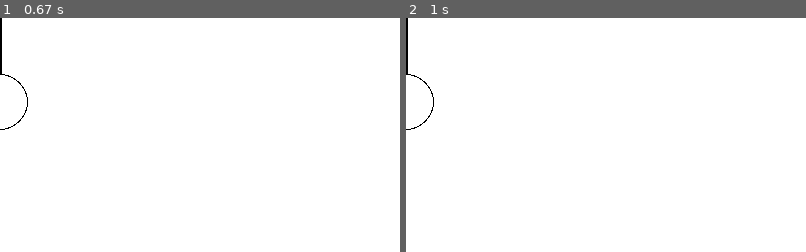
Above: before the commit, frames 1-2 (left to right).
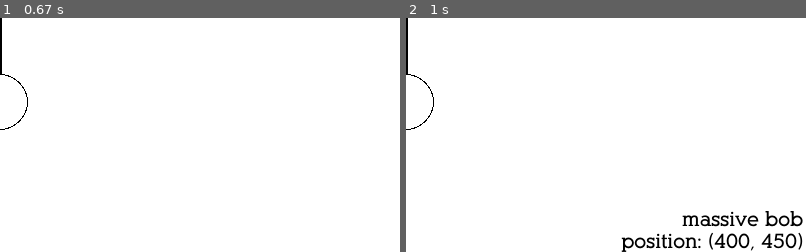
Above: after the commit, the same moments.

Repository: jacob-thompson/pendulum-simulator
Game: pygame game, started from src/pendulum_simulator/main.py
Same seed, same stepped clock (60 frames per second), same inputs: the game is played once before the commit and once after it.
Inputs (mouse positions are % of the whole screen's width and height, from its top left):
- Up to frame 1 (0.67 s): press the mouse at (50, 36) at 0.37 s; move the mouse to (35, 26) at 0.47 s; release the mouse at (19, 17) at 0.6 s
- Up to frame 2 (1 s): click (50, 68) at 0.72 s
The pictures show only the part of the screen within x 50-100%, y 50-100%; the shares and areas given below are measured in that part.

Frame 1 is identical in both runs. In frame 2, 2.1% of the frame differs, in the area x 53-100%, y 82-100%.

Commit message:
pygame mouse module

Diff:
--- a/src/pendulum_simulator/main.py
+++ b/src/pendulum_simulator/main.py
@@ -11,10 +11,10 @@
     while 1:
         pendulum.tick()
 
-        pendulum.update_mouse_position()
-
         for e in event.get():
             pendulum.handle_event(e)
+
+        pendulum.handle_mouse()
 
         pendulum.draw_frame()
         pendulum.update_frame()
--- a/src/pendulum_simulator/pendulum.py
+++ b/src/pendulum_simulator/pendulum.py
@@ -20,11 +20,12 @@
         self.dir, self.file = path.split(__file__)
         font_file = path.join(self.dir, "data", "font.otf")
         self.font = pygame.font.Font(font_file, 12)
-        self.font_big = pygame.font.Font(font_file, 20)
+        self.bigfont = pygame.font.Font(font_file, 20)
 
         self.active = False
 
-        self.mouse_pos = self.mousex, self.mousey = 0, 0
+        self.mouse = self.mousex, self.mousey = 0, 0
+        self.mouseb = (False, False, False)
 
         self.pivot_pos = SCREEN_WIDTH >> 1, SCREEN_HEIGHT >> 2
         self.pivot_radius = 12
@@ -36,6 +37,8 @@
 
         self.selected_rect = pygame.Rect(0, 0, 0, 0)
         self.selected = None
+
+        self.grabbed = False
 
     def set_window_properties(self):
         pygame.display.set_caption(TITLE)
@@ -50,20 +53,19 @@
     def tick(self):
         self.clock.tick(FPS)
 
-    def update_mouse_position(self):
-        self.mouse_pos = self.mousex, self.mousey = pygame.mouse.get_pos()
-
     def handle_event(self, event):
         if event.type == pygame.QUIT: exit()
 
         if event.type == pygame.KEYDOWN:
             if event.key == pygame.K_ESCAPE: exit()
+            else: self.active = True
 
         if event.type == pygame.MOUSEBUTTONDOWN:
-            self.interact(event.button)
+            self.active = True
 
-    def interact(self, button):
-        self.active = True
+    def handle_mouse(self):
+        self.mouse = self.mousex, self.mousey = pygame.mouse.get_pos()
+        self.mouseb = pygame.mouse.get_pressed()
 
         pivot = pygame.Rect(0, 0, self.pivot_radius << 1, self.pivot_radius << 1)
         pivot.center = self.pivot_pos
@@ -77,16 +79,22 @@
         #button == 2 is scroll wheel; middle click
         #button == 3 is mouse2; right click
 
-        if button == 3 and pivot.collidepoint(self.mouse_pos):
+        if pivot.collidepoint(self.mouse) and self.mouseb[2]:
             self.selected_rect = pivot.copy()
             self.selected = "frictionless pivot"
-        elif button == 3 and bob.collidepoint(self.mouse_pos):
+        elif bob.collidepoint(self.mouse) and (self.mouseb[0] or self.mouseb[2]):
             self.selected_rect = bob.copy()
             self.selected = "massive bob"
-        elif button == 3 and rod.collidepoint(self.mouse_pos):
+        elif rod.collidepoint(self.mouse) and self.mouseb[2]:
             self.selected_rect = rod.copy()
             self.selected = "massless rod"
-        else: self.selected = None
+        elif self.mouseb[2]: self.selected = None
+
+        if bob.collidepoint(self.mouse) and self.mouseb[0]: self.grabbed = True
+        elif self.mouseb[0]: self.selected = None
+        else: self.grabbed = False
+
+        #print(self.grabbed)
 
     def draw_background(self):
         self.surface.fill(WHITE)
@@ -105,40 +113,40 @@
         if self.selected == None: pass
         elif self.selected == "frictionless pivot":
             position = f"position: {self.selected_rect.center}"
-            position_surface = self.font_big.render(position, 1, BLACK)
+            position_surface = self.bigfont.render(position, 1, BLACK)
             position_pos = SCREEN_WIDTH - 3, SCREEN_HEIGHT
             position_rect = position_surface.get_rect(bottomright = position_pos)
             self.surface.blit(position_surface, position_rect)
 
-            name_surface = self.font_big.render(self.selected, 1, BLACK)
+            name_surface = self.bigfont.render(self.selected, 1, BLACK)
             name_pos = position_rect.topright
             name_rect = name_surface.get_rect(bottomright = name_pos)
             self.surface.blit(name_surface, name_rect)
         elif self.selected == "massive bob":
             position = f"position: {self.selected_rect.center}"
-            position_surface = self.font_big.render(position, 1, BLACK)
+            position_surface = self.bigfont.render(position, 1, BLACK)
             position_pos = SCREEN_WIDTH - 3, SCREEN_HEIGHT
             position_rect = position_surface.get_rect(bottomright = position_pos)
             self.surface.blit(position_surface, position_rect)
 
-            name_surface = self.font_big.render(self.selected, 1, BLACK)
+            name_surface = self.bigfont.render(self.selected, 1, BLACK)
             name_pos = position_rect.topright
             name_rect = name_surface.get_rect(bottomright = name_pos)
             self.surface.blit(name_surface, name_rect)
         elif self.selected == "massless rod":
             end = f"end point: {self.selected_rect.midbottom}"
-            end_surface = self.font_big.render(end, 1, BLACK)
+            end_surface = self.bigfont.render(end, 1, BLACK)
             end_pos = SCREEN_WIDTH - 3, SCREEN_HEIGHT
             end_rect = end_surface.get_rect(bottomright = end_pos)
             self.surface.blit(end_surface, end_rect)
 
             start = f"start point: {self.selected_rect.midtop}"
-            start_surface = self.font_big.render(start, 1, BLACK)
+            start_surface = self.bigfont.render(start, 1, BLACK)
             start_pos = end_rect.topright
             start_rect = start_surface.get_rect(bottomright = start_pos)
             self.surface.blit(start_surface, start_rect)
 
-            name_surface = self.font_big.render(self.selected, 1, BLACK)
+            name_surface = self.bigfont.render(self.selected, 1, BLACK)
             name_pos = start_rect.topright
             name_rect = name_surface.get_rect(bottomright = name_pos)
             self.surface.blit(name_surface, name_rect)
